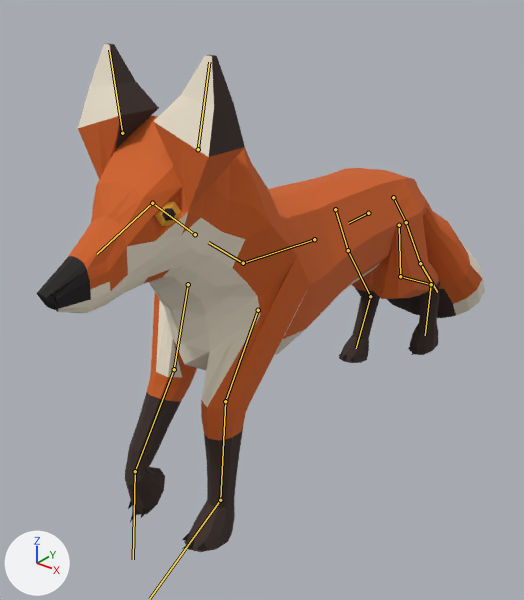
The glTF model creatures/experiments/boxmodel/abc/t7x/zoo/fox/stage4/fox.glb, before and after one commit.
Before and after are seen from a camera (50 mm lens) standing at (1.041, -1.53, 1.322) and looking at (-0.07, -0.141, 0.461). Arrows for +X, +Y and +Z are at lower left; the lights stay in place. The picture after the commit comes second. Both versions are drawn at frame 4 of the action 'move'; the numbers are the values there. The bones that change, and the others that lie on the model, are drawn over the model as lines.

Objects in the first picture: 'body', 'piece_claws', 'piece_eye'.
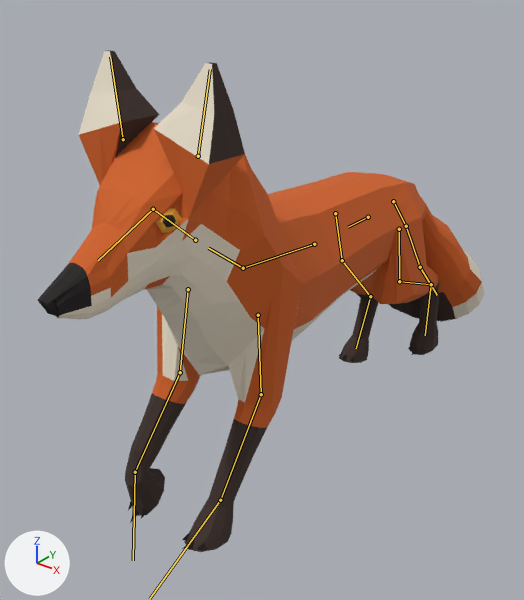
What differs and where, as boxes (x1, y1, x2, y2) in the pictures (524 x 600 px):
'body', posed: before (36, 43, 485, 552); after (38, 50, 484, 552)
'piece_eye', posed: before (155, 201, 182, 226); after (156, 208, 182, 233)
'piece_claws', posed: (128, 345, 426, 550) in both
bone 'hips', root to tip: before (368, 213) to (348, 223); after (368, 217) to (348, 227)
bone 'upperarm.L', root to tip: before (258, 310) to (225, 401); after (258, 315) to (261, 394)
bone 'forearm.L', root to tip: before (225, 401) to (220, 500); after (261, 394) to (220, 500)
bone 'upperarm.R', root to tip: before (188, 284) to (174, 369); after (188, 289) to (180, 372)
bone 'forearm.R', root to tip: before (174, 369) to (135, 471); after (180, 372) to (135, 472)
bone 'paw.R', root to tip: before (135, 471) to (133, 559); after (135, 472) to (133, 560)
bone 'thigh.L', root to tip: before (399, 225) to (400, 276); after (399, 229) to (399, 281)
bone 'shin.L', root to tip: before (400, 276) to (431, 284); after (399, 281) to (431, 284)
bone 'thigh.R', root to tip: before (335, 209) to (348, 250); after (335, 213) to (342, 260)
bone 'shin.R', root to tip: before (348, 250) to (370, 296); after (342, 260) to (370, 296)

What the commit changed:
Bone 'hips' (bone_hips) moves from (0.0, 0.0, 0.0) to (0.0, 0.0, -0.013).
Bone 'upperarm.L' (bone_upperarm_l) turns from (27, 0, 0) to (-8, 0, 0) degrees about its own x, y and z.
Bone 'forearm.L' (bone_forearm_l) turns from (-26, 0, 0) to (38, 0, 0) degrees about its own x, y and z.
Bone 'paw.L' (bone_paw_l) turns from (11, 0, 0) to (-18, 0, 0) degrees about its own x, y and z.
Bone 'upperarm.R' (bone_upperarm_r) turns from (12, 0, 0) to (6, 0, 0) degrees about its own x, y and z.
Bone 'forearm.R' (bone_forearm_r) turns from (19, 0, 0) to (30, 0, 0) degrees about its own x, y and z.
Bone 'paw.R' (bone_paw_r) turns from (-75, 0, 0) to (-81, 0, 0) degrees about its own x, y and z.
Bone 'thigh.L' (bone_thigh_l) turns from (-12, 0, 0) to (-10, 0, 0) degrees about its own x, y and z.
Bone 'shin.L' (bone_shin_l) turns from (-10, 0, 0) to (-15, 0, 0) degrees about its own x, y and z.
Bone 'foot.L' (bone_foot_l) turns from (13, 0, 0) to (16, 0, 0) degrees about its own x, y and z.
Bone 'thigh.R' (bone_thigh_r) turns from (-27, 0, 1) to (-17, 0, 1) degrees about its own x, y and z.
Bone 'shin.R' (bone_shin_r) turns from (34, 1, -2) to (15, 0, -1) degrees about its own x, y and z.
Bone 'foot.R' (bone_foot_r) turns from (6, 0, 1) to (14, 0, 0) degrees about its own x, y and z.
